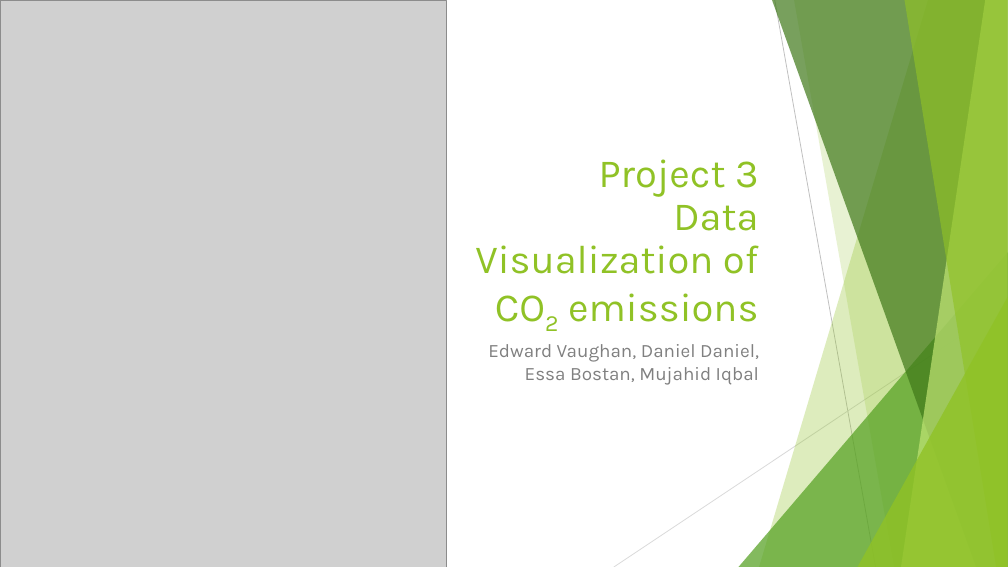
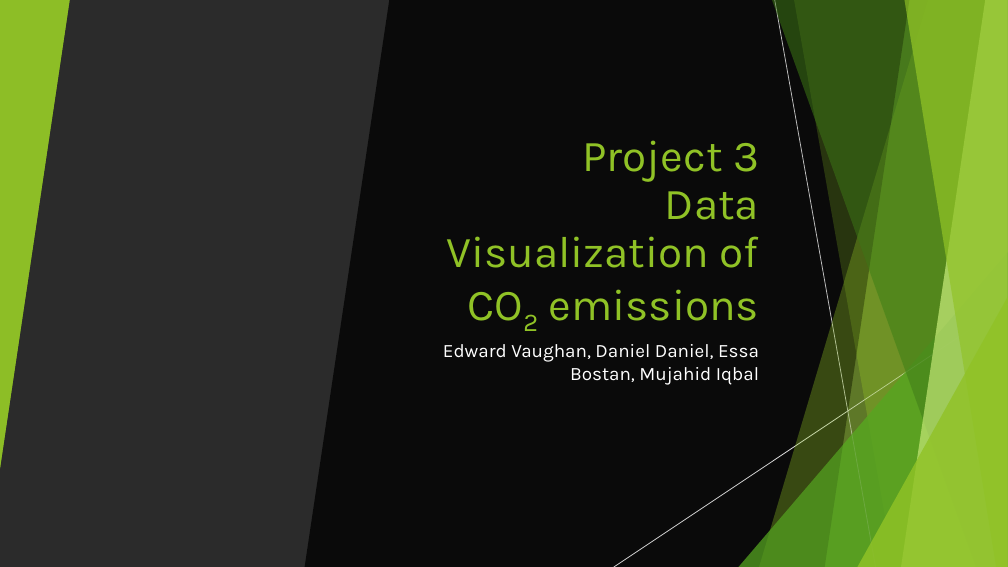
Before and after one commit to ddaniel2024/Project-3, a slide deck: slide 1 of powerpoint.pptx. Drawn at 1008x567 pixels with LibreOffice and Linux fonts; fonts in the diff are those of the drawing; grey boxes stand for pictures; background and template pictures are left out; a plain dark background stands for a picture behind light text. Boxes give left, top, right and bottom in pixels: in the first picture for what was removed or moved away, otherwise in the second. Text is boxed around its words. In the diff, an @@ line names an element or a change of style, - is before the commit and + after.

Commit message:
adding presentation, adding about html, minor formatting changes;

```diff
--- a/powerpoint.pptx
+++ b/powerpoint.pptx
@@ background #FFFFFF to picture (left out) @@
@@ picture removed at (x1=0, y1=0, x2=446, y2=567) @@
@@ triangle added at (x1=0, y1=0, x2=70, y2=469), fill #90C226 at 85% opacity @@
@@ parallelogram added at (x1=305, y1=0, x2=910, y2=567), fill #000000 at 75% opacity @@
@@ freeform shape added at (x1=759, y1=0, x2=1008, y2=567), fill #90C226 at 30% opacity @@
@@ freeform shape added at (x1=772, y1=0, x2=1008, y2=567), fill #3F7819 at 47% opacity @@
@@ line removed from (775, 0) to (876, 567) @@
@@ line added from (775, 0) to (876, 567), #BFBFBF 0.75 pt @@
@@ freeform shape added at (x1=794, y1=0, x2=1008, y2=567), fill #90C226 at 20% opacity @@
@@ freeform shape added at (x1=901, y1=0, x2=1008, y2=567), fill #C0E474 at 70% opacity @@
@@ freeform shape added at (x1=904, y1=0, x2=1008, y2=567), fill #90C226 at 65% opacity @@
@@ title "Project 3 Data Visualization of ..." moved from (x1=475, y1=159, x2=759, y2=322) to (x1=446, y1=140, x2=759, y2=321) @@
@@ title "Project 3 Data Visualization of ..." at (x1=446, y1=140, x2=759, y2=321): size 38 to 42 pt @@
@@ triangle added at (x1=739, y1=252, x2=1008, y2=567), fill #54A021 at 72% opacity @@
@@ triangle added at (x1=858, y1=297, x2=1008, y2=567), fill #90C226 at 80% opacity @@
@@ line removed from (1008, 305) to (614, 567) @@
@@ line added from (1008, 305) to (614, 567), #D9D9D9 0.75 pt @@
@@ subtitle "Edward Vaughan, Daniel Daniel, Essa ..." moved from (x1=488, y1=344, x2=759, y2=385) to (x1=443, y1=344, x2=759, y2=385) @@
@@ subtitle "Edward Vaughan, Daniel Daniel, Essa ..." at (x1=443, y1=344, x2=759, y2=385): text colour #808080 to #FFFFFF @@
```
Also in this commit, not shown: 7 other slides changed, 28 slides added, 15 slides removed, 7 other files.
